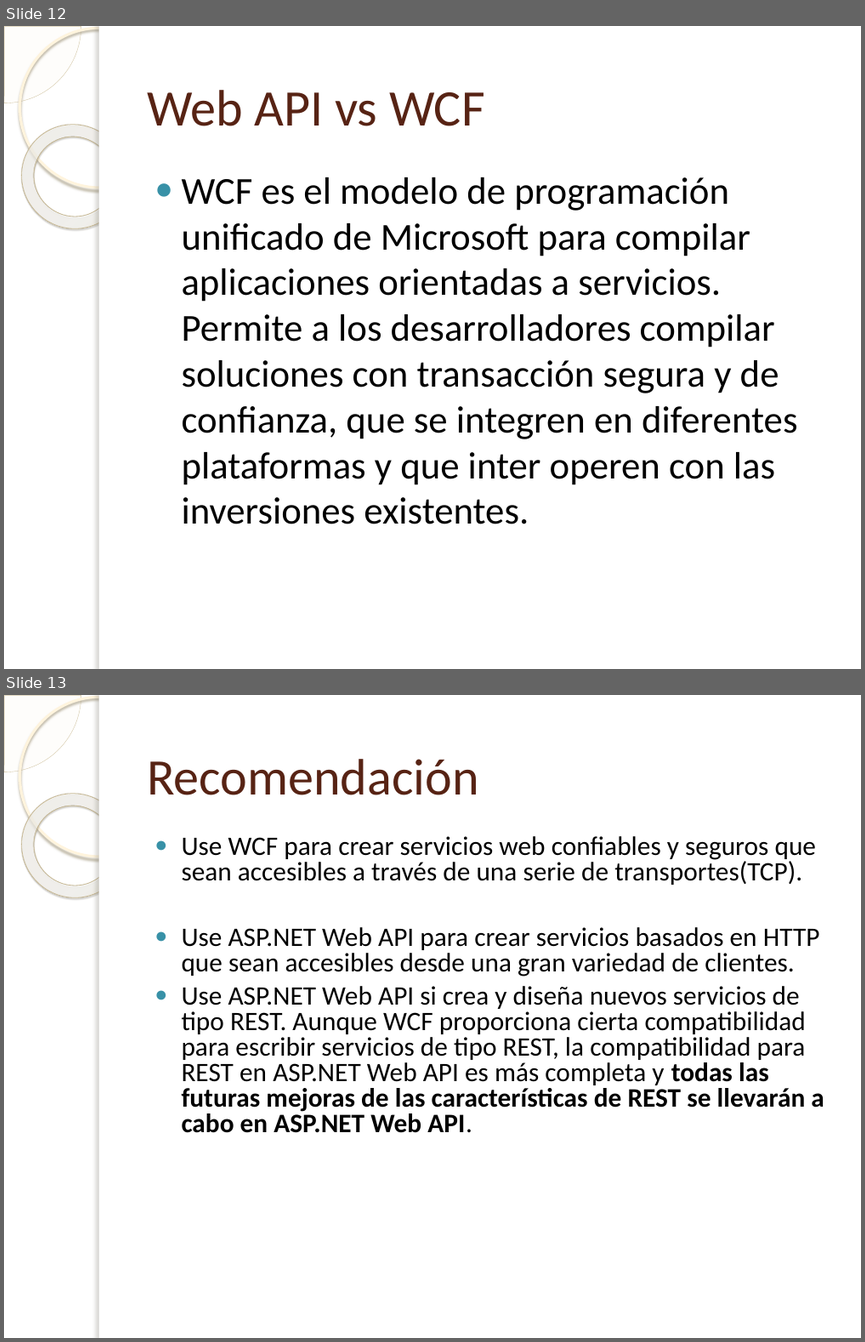
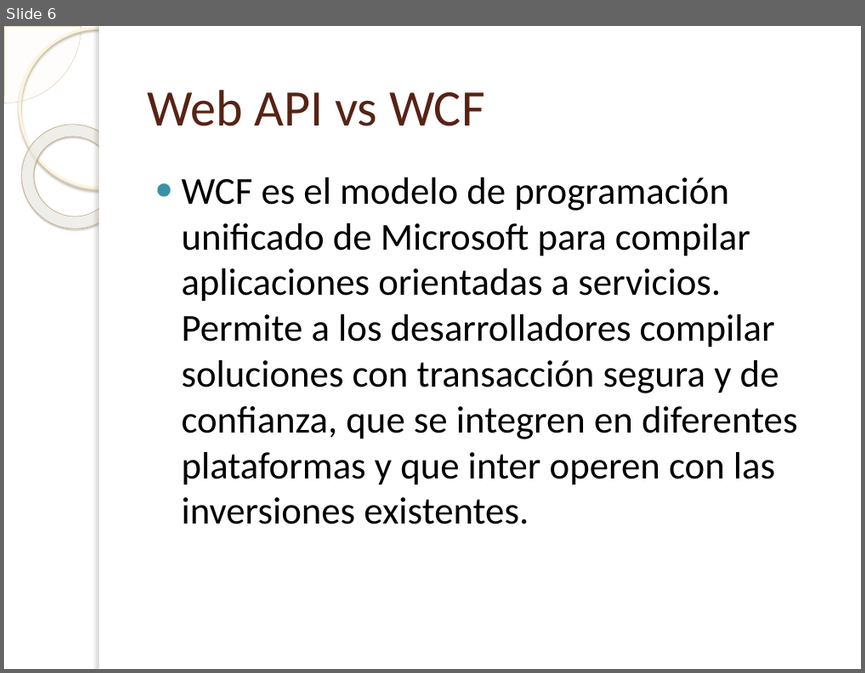
Before and after one commit to tonporaqui/DocProyecto, a slide deck: Proyecto SIAF.pptx. Shown one above the other, each under a label of ours: slides 12 and 13 before the commit, slide 6 after it. The pictures are 865x1342 and 865x673 pixels, drawn with LibreOffice and Linux fonts; fonts in the diff are those of the drawing; background and template pictures are left out. Boxes give left, top, right and bottom in pixels: in the first picture for what was removed or moved away, otherwise in the second. Text is boxed around its words. In the diff, an @@ line names an element or a change of style, - is before the commit and + after.

```diff
--- a/Proyecto SIAF.pptx
+++ b/Proyecto SIAF.pptx
@@ slide 13 removed at box(4, 695, 861, 1338), background picture (left out); not listed: 5 template elements that a slide beside it also shows @@
@@ title removed at box(147, 759, 479, 795) @@
-Recomendación
@@ text removed at box(182, 836, 823, 1133) @@
-● Use WCF para crear servicios web confiables y seguros que sean accesibles a través de una serie de transportes(TCP).
-● Use ASP.NET Web API para crear servicios basados en HTTP que sean accesibles desde una gran variedad de clientes.
-● Use ASP.NET Web API si crea y diseña nuevos servicios de tipo REST. Aunque WCF proporciona cierta compatibilidad para escribir servicios de tipo REST, la compatibilidad para REST en ASP.NET Web API es más completa y todas las futuras mejoras de las características de REST se llevarán a cabo en ASP.NET Web API.
@@ what was slide 12 is now slide 6 @@
```
Also in this commit, not shown: 3 slides changed, 3 slides added, 5 other slides removed.
